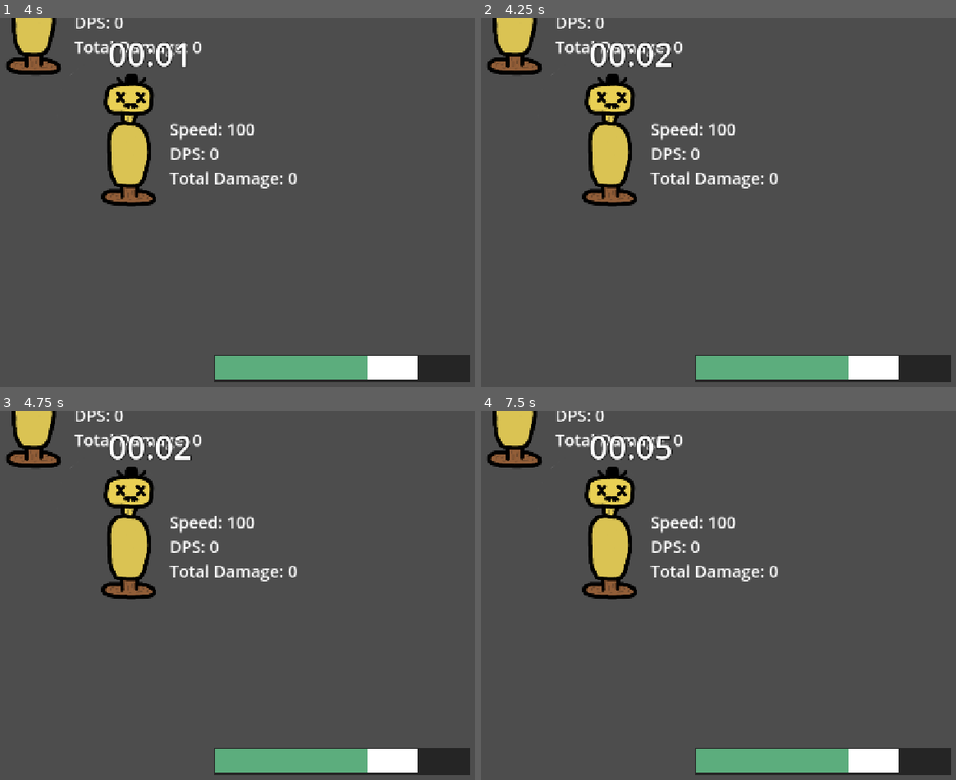
Above: before the commit, frames 1-4 (two rows, left to right).
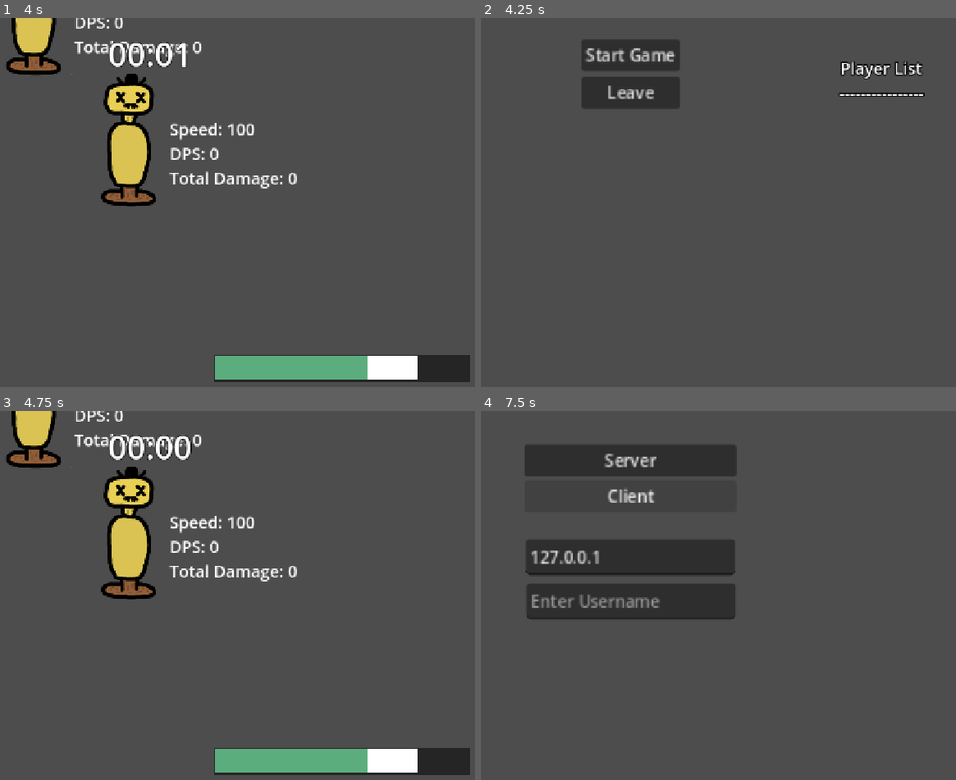
Above: after the commit, the same moments.

Repository: YummyBerry1108/P.A.L
Game: Godot game, scene res://scenes/menu.tscn
Same seed, same stepped clock (60 frames per second), same inputs: the game is played once before the commit and once after it.
Inputs (mouse positions are in pixels of both pictures, inside the frame that each line leads up to):
- Up to frame 1 (4 s): click (152, 209) at 0.52 s; type "Alex" at 0.6 s; click "Client" at 1.25 s; click "Start Game" at 2 s; tap Enter at 2.75 s; move the mouse to (294, 184) at 2.77 s; hold D (right) 2.78-3.53 s; hold Space (shoot) 2.78-3.53 s; tap R (force_game_over, bound only after the commit) at 3.05, 3.6 s; move the mouse to (19, 220) at 3.52 s; hold S (down) from 3.53 s (still down); tap Space (shoot) at 3.8 s
- Up to frame 2 (4.25 s): keep holding S (down)
- Up to frame 3 (4.75 s): release S (down) at 4.25 s; click (147, 447) at 4.25 s, where only the run after the commit has a clickable "Start Game"
- Up to frame 4 (7.5 s): tap Enter at 5 s; move the mouse to (694, 514) at 5.02 s; hold D (right) 5.03-5.78 s; hold Space (shoot) 5.03-5.78 s; tap R (force_game_over, bound only after the commit) at 5.3, 5.85, 6.8 s; move the mouse to (599, 669) at 5.77 s; hold W (up) 5.78-6.53 s; tap Space (shoot) at 6.05 s; move the mouse to (827, 650) at 6.52 s; hold A (left) 6.53-7.25 s; hold Space (shoot) 6.53-7.25 s; click (628, 484) at 7.25 s, where only the run after the commit has a clickable "Leave"

Frame 1 is identical in both runs. In frame 2, 12% of the frame differs, in the area x 1-99%, y 0-99%; in frame 3, 0.1%; in frame 4, 19%.

Commit message:
add changing camera system

Diff:
--- a/project.godot
+++ b/project.godot
@@ -54,6 +54,11 @@
 "events": [Object(InputEventKey,"resource_local_to_scene":false,"resource_name":"","device":-1,"window_id":0,"alt_press …(191 unchanged characters)…
 ]
 }
+force_game_over={
+"deadzone": 0.2,
+"events": [Object(InputEventKey,"resource_local_to_scene":false,"resource_name":"","device":-1,"window_id":0,"alt_pressed":false,"shift_pressed":false,"ctrl_pressed":false,"meta_pressed":false,"pressed":false,"keycode":0,"physical_keycode":82,"key_label":0,"unicode":114,"location":0,"echo":false,"script":null)
+]
+}
 
 [layer_names]
 
--- a/scenes/player/player.tscn
+++ b/scenes/player/player.tscn
@@ -1,10 +1,11 @@
-[gd_scene load_steps=15 format=3 uid="uid://dvcahiono6yix"]
+[gd_scene load_steps=16 format=3 uid="uid://dvcahiono6yix"]
 
 [ext_resource type="Script" uid="uid://dfhwqa0wy4jhx" path="res://scripts/player/player.gd" id="1_0ax77"]
 [ext_resource type="Texture2D" uid="uid://cw36huqbpeu5w" path="res://imgs/player/pig.png" id="1_e7mys"]
 [ext_resource type="PackedScene" uid="uid://elks0b27hwwp" path="res://scenes/skills/icicle.tscn" id="2_22uif"]
 [ext_resource type="Script" uid="uid://b8dxuy1dgjsjp" path="res://scripts/player/movement.gd" id="4_qlg0r"]
 [ext_resource type="Script" uid="uid://mo3sr0qj2gfa" path="res://scripts/player/attack.gd" id="5_tuyoq"]
+[ext_resource type="Script" uid="uid://eqvunbi1juho" path="res://scripts/player/spectate.gd" id="6_je7p5"]
 [ext_resource type="Script" uid="uid://bxtkkso1tmt8a" path="res://scripts/skills/skill_data.gd" id="6_tuyoq"]
 [ext_resource type="Script" uid="uid://bo45ui2ddb6ge" path="res://scripts/player/projectiles.gd" id="7_0owmy"]
 [ext_resource type="Script" uid="uid://c6bmlvgeo0bj2" path="res://scripts/resources/effects/status_effect_res.gd" id="7_5gtgg"]
@@ -59,6 +60,7 @@
 disabled = true
 
 [node name="HurtBox" type="Area2D" parent="."]
+visible = false
 collision_layer = 32
 collision_mask = 64
 
@@ -76,6 +78,9 @@
 
 [node name="Attack" type="Node" parent="Behaviors"]
 script = ExtResource("5_tuyoq")
+
+[node name="Spectate" type="Node" parent="Behaviors"]
+script = ExtResource("6_je7p5")
 
 [node name="Skills" type="Node" parent="."]
 
--- a/scripts/main.gd
+++ b/scripts/main.gd
@@ -25,6 +25,9 @@
 		time_elapsed += delta
 		_update_timer_ui()
 
+	if multiplayer.is_server() and Input.is_action_pressed("force_game_over"):
+		_game_over()
+
 func _update_timer_ui() -> void:
 	if not multiplayer.is_server():
 		return
@@ -42,9 +45,7 @@
 	var player: Player = player_scene.instantiate()
 	player.global_position = Vector2.ZERO
 	player.name = str(id)
-	#if "name" in Lobby.players[id]:
-		#player.username = Lobby.players[id]["name"]
-	player.add_to_group("players")
+	#player.add_to_group("players")
 	player_container.add_child(player)
 	player.player_died.connect(_on_player_died)
 
@@ -68,6 +69,8 @@
 		var disconnect_player: Player = player_container.get_node(str(id))
 		if not disconnect_player.is_alive:
 			player_died_amount -= 1
+		else:
+			disconnect_player.remove_from_group("players")
 		# What if player shoot a projectile that didn't disappear yet?
 		disconnect_player.queue_free()
 
@@ -96,7 +99,7 @@
 			enemy.queue_free()
 		for player: Player in player_container.get_children():
 			player.queue_free()
-	await get_tree().create_timer(3.0).timeout
+	await get_tree().create_timer(1.0).timeout
 	if multiplayer.is_server():
 		Lobby.return_to_lobby.rpc()
 
--- a/scripts/player/player.gd
+++ b/scripts/player/player.gd
@@ -17,6 +17,9 @@
 @export var is_alive: bool = true
 @export var username: String
 
+var is_spectating = false
+var spectate_target: Player = null
+
 const SPEED: float = 300.0
 var _old_hp: float
 var speed_mutiplier: float = 1.0
@@ -26,6 +29,7 @@
 	set_multiplayer_authority(name.to_int())
 
 func _ready() -> void:
+	add_to_group("players")
 	_old_hp = hp
 	if "name" in Lobby.players[name.to_int()]:
 		username = Lobby.players[name.to_int()]["name"]
@@ -39,14 +43,15 @@
 	if is_multiplayer_authority():
 		health_bar.hide()
 		display_name.hide()
-	else:
-		$Camera2D.enabled = false
+		$Camera2D.make_current()
 
 
 func _process(delta: float) -> void:
-	pull_skills()
-	fetch_behavior("Attack", { "player": self, "skills": skills })
-
+	if is_alive:
+		pull_skills()
+		fetch_behavior("Attack", { "player": self, "skills": skills })
+	if is_spectating:
+		fetch_behavior("Spectate", { "player": self, "is_spectating": is_spectating,"spectate_target": spectate_target, "camera": $Camera2D})
 	if _old_hp != hp:
 		#health_changed.emit(hp)
 		_old_hp = hp
@@ -78,6 +83,10 @@
 	else:
 		_on_hurt_box_area_entered(overlapping_areas[0])
 
+func start_spectating():
+	is_spectating = true
+	$Behaviors/Spectate.switch_to_next_player()
+
 @rpc("any_peer", "call_local")
 func take_damage(damage: float) -> void:
 	if not is_alive:
@@ -95,6 +104,7 @@
 	set_physics_process(false)
 	if is_multiplayer_authority():
 		$Camera2D.enabled = false
+		start_spectating()
 
 func fetch_behavior(behavior_name: String, args: Dictionary) -> void:
 	get_node_or_null("Behaviors/" + behavior_name).run(args)
--- /dev/null
+++ b/scripts/player/spectate.gd
@@ -0,0 +1,42 @@
+extends Node
+
+var is_spectating: bool
+var spectate_target: Player
+var camera: Camera2D
+
+func run(args: Dictionary) -> void:
+	is_spectating = args["is_spectating"]
+	spectate_target = args["spectate_target"]
+	camera = args["camera"]
+	_handle_input()
+
+func _handle_input() -> void:
+	if Input.is_action_just_pressed("shoot"):
+		switch_to_next_player()
+
+func switch_to_next_player() -> void:
+	var alive_players: Array = _get_all_alive_players()
+	if alive_players.size() == 0:
+		return
+
+	var next_index = 0
+	if spectate_target in alive_players:
+		var current_index = alive_players.find(spectate_target)
+		next_index = (current_index + 1) % alive_players.size()
+	_set_spectate_target(alive_players[next_index])
+
+func _get_all_alive_players() -> Array:
+	var candidates = []
+	var all_players = get_tree().get_nodes_in_group("players")
+
+	for p in all_players:
+		if is_instance_valid(p) and p != self and p.is_alive:
+			candidates.append(p)
+
+	return candidates
+
+func _set_spectate_target(target_node: Player) -> void:
+	owner.spectate_target = target_node
+
+	if target_node.has_node("Camera2D"):
+		target_node.get_node("Camera2D").make_current()
--- a/scripts/ui/player_list.gd
+++ b/scripts/ui/player_list.gd
@@ -14,7 +14,6 @@
 
 func _on_lobby_player_connected(peer_id: int, player_info: Dictionary) -> void:
 	player_list[peer_id] = player_info
-
 	_change_label()
 
 func _on_lobby_plater_disconnected(peer_id: int) -> void:
@@ -35,4 +34,7 @@
 			player_name = player_list[player_id]["name"]
 		else:
 			player_name = "Guest " + str(player_id)
+
+		if player_id == multiplayer.get_unique_id():
+			player_name =  "> " + player_name + " <"
 		text += player_name + "\n"
Not shown, added: scripts/player/spectate.gd.uid
